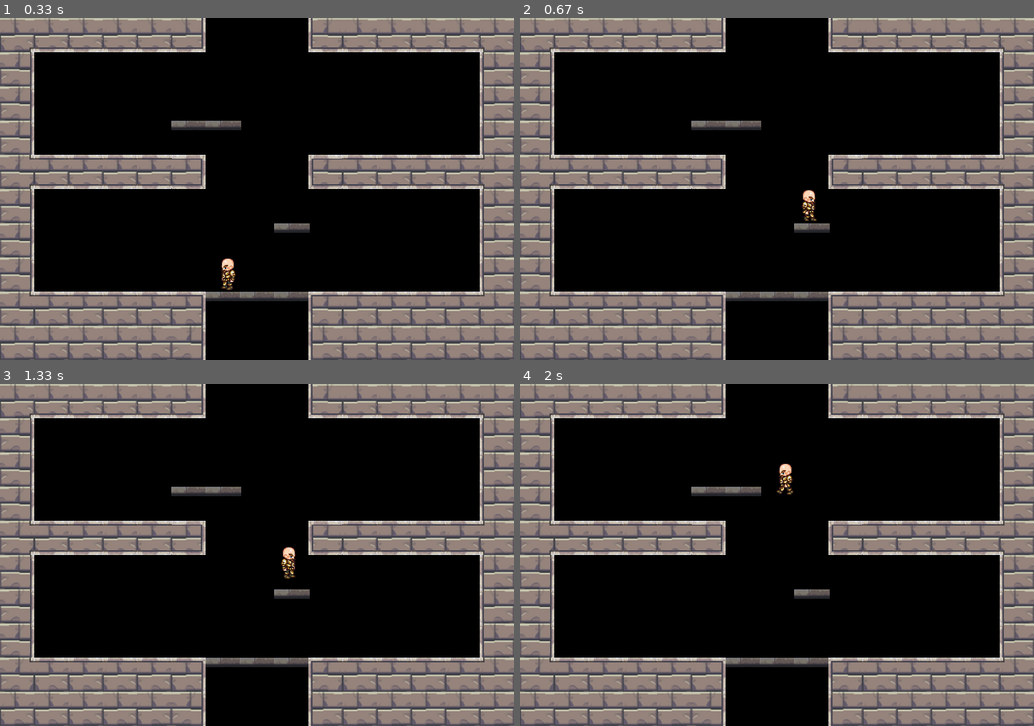
Above: before the commit, frames 1-4 (two rows, left to right).
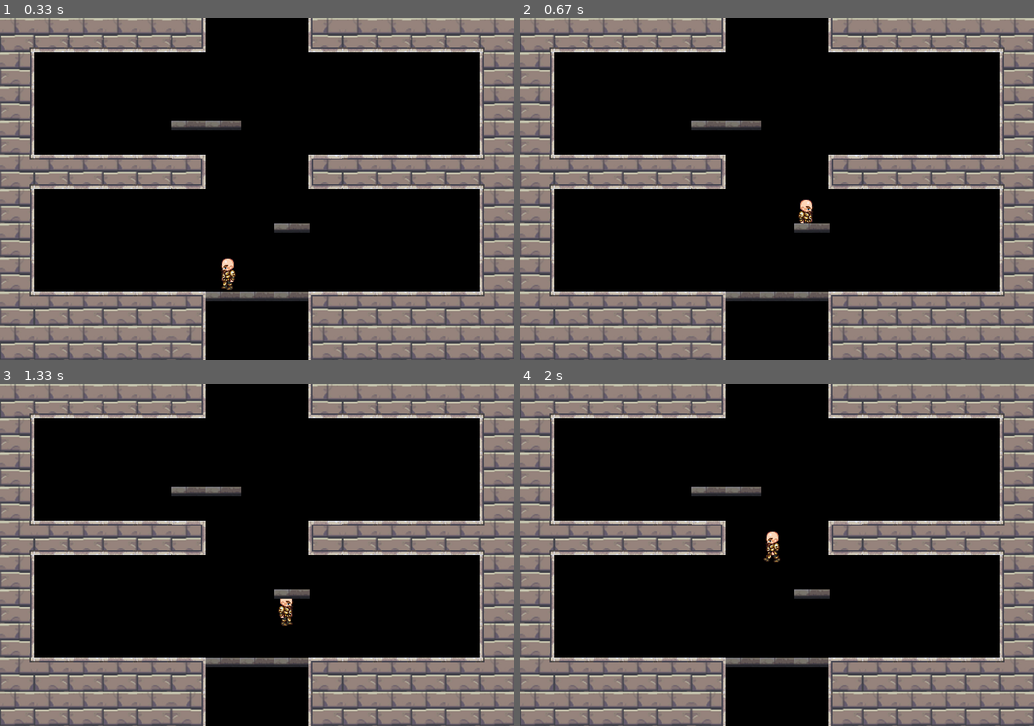
Above: after the commit, the same moments.

Repository: MFTI-summer/ROGUE-LEGACY
Game: pygame game, started from Main Project/Testing.py
The game is run twice, just before and just after one commit, with the same random seed, the same clock (stepped at 60 frames per second) and the same inputs.
Inputs:
- Up to frame 1 (0.33 s): no input
- Up to frame 2 (0.67 s): hold Space from 0.33 s (still down); hold D from 0.33 s (still down)
- Up to frame 3 (1.33 s): release Space at 0.8 s; release D at 0.8 s; hold D 0.83-1.3 s; tap Space at 0.9, 1.2 s
- Up to frame 4 (2 s): hold D 1.33-1.8 s; tap Space at 1.4, 1.7, 1.9 s; hold A from 1.83 s (still down)

Frame 1 is identical in both runs. In frame 2, 0.3% of the frame differs, in the area x 54-58%, y 50-60%; in frame 3, 0.4%; in frame 4, 0.4%, in the area x 47-54%, y 23-53%.

Commit message:
Update Hero.py

Diff:
--- a/Main Project/Hero.py
+++ b/Main Project/Hero.py
@@ -33,6 +33,12 @@
         self.rect = self.image.get_rect()
         self.level = None
         self.intersection = lambda y1, y2, l1, l2: (y1 - y2) + l2 >= 0 if (y1 - y2) > 0 else (y1 - y2) + l1 >= 0
+        self.isCollided = {
+            'up': False,
+            'down': False,
+            'left': False,
+            'right': False
+        }
 
     def update(self, surface: pg.surface.Surface, level=None):
         self.check_controls()
@@ -54,22 +60,28 @@
         """
         keys = pg.key.get_pressed()
 
-        if keys[pg.K_d]:  # вправо
+        if keys[pg.K_d] and not self.isCollided['right']:  # вправо
             self.current_speed['x'] = self.move_speed['x']
             self.facing = 1
             self.walk_state += 1 / 3
+            self.isCollided['left'] = False
+            walls = pg.sprite.spritecollide(self, self.level.walls, dokill=False)
+            for wall in walls:
+                if self.intersection(self.rect.y, wall.rect.y, self.rect.h, wall.rect.h):
+                    self.current_speed['x'] = wall.rect.left - self.rect.right
+                    self.isCollided['right'] = True
+
+        elif keys[pg.K_a] and not self.isCollided['left']:
+            self.current_speed['x'] = self.move_speed['x'] * -1
+            self.facing = 0
+            self.walk_state += 1 / 3
+            self.isCollided['right'] = False
             walls = pg.sprite.spritecollide(self, self.level.walls, dokill=False)
             for wall in walls:
                 if self.intersection(self.rect.y, wall.rect.y, self.rect.h, wall.rect.h):
                     self.current_speed['x'] = 0
-        elif keys[pg.K_a]:
-            self.current_speed['x'] = self.move_speed['x'] * -1
-            self.facing = 0
-            self.walk_state += 1 / 3
-            walls = pg.sprite.spritecollide(self, self.level.walls, dokill=False)
-            for wall in walls:
-                if self.intersection(self.rect.y, wall.rect.y, self.rect.h, wall.rect.h):
-                    self.current_speed['x'] = 0
+                    self.isCollided['left'] = True
+
 
         else:
             self.current_speed['x'] = 0
@@ -95,8 +107,8 @@
 
         # Да простит меня преподаватель, сопротивлением воздуха я пренебрегу, а то с тригонометрией возится - такое себе
 
-        if keys[pg.K_SPACE] and not self.is_jump:
-            self.is_jump = True
+        if keys[pg.K_SPACE] and self.isCollided['down']:
+            self.isCollided['down'] = False
             self.current_speed['y'] = self.move_speed['y']
         else:  # если мы уже находимся в прыжке
             self.current_speed['y'] -= g * dt
@@ -116,13 +128,13 @@
                         # print(platform.rect.top, self.rect.bottom)
                         if platform.rect.top + 10 > self.rect.bottom >= platform.rect.top:
                             self.current_speed['y'] = 0
-                            self.is_jump = False
+                            self.isCollided['down'] = True
                             self.rect.y += platform.rect.top - self.rect.bottom
                             break
                     for floor_tile in floor:
                         if floor_tile.rect.top < self.rect.bottom < floor_tile.rect.top + 10:
                             self.current_speed['y'] = 0
-                            self.is_jump = False
+                            self.isCollided['down'] = True
                             self.rect.y += floor_tile.rect.top - self.rect.bottom
                             break
                 if self.current_speed['y'] > 0:
